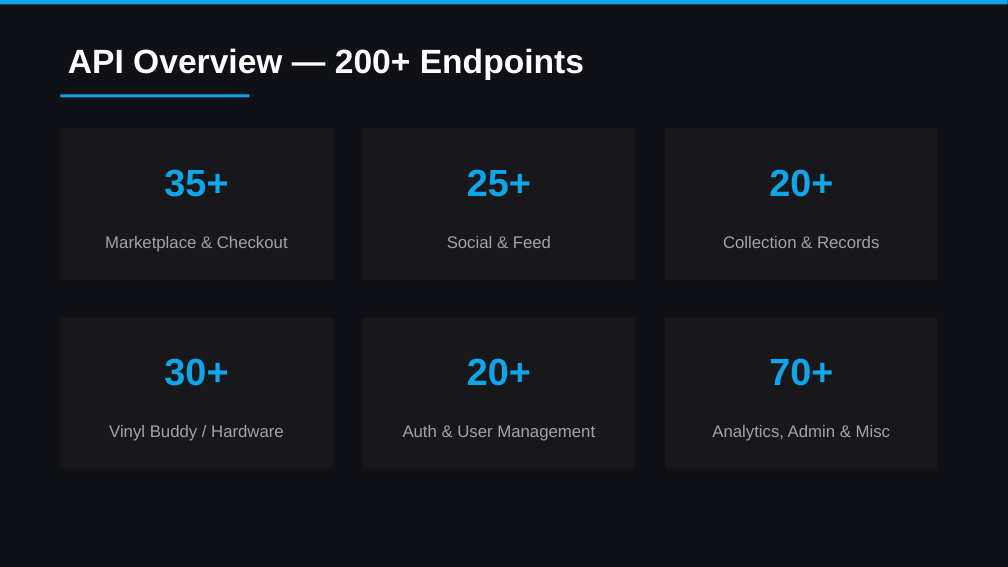
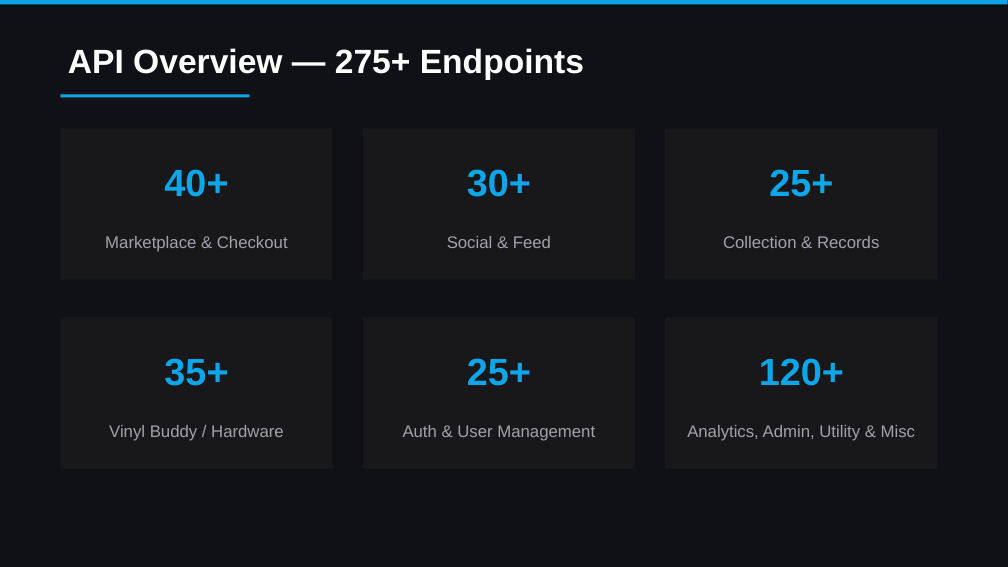
Before and after one commit to colelevy08/groovestack, a slide deck: slide 30 of GrooveStack_Overview.pptx (slide 21 before the commit). Drawn at 1008x567 pixels with LibreOffice and Linux fonts; fonts in the diff are those of the drawing. Boxes give left, top, right and bottom in pixels: in the first picture for what was removed or moved away, otherwise in the second. Text is boxed around its words. In the diff, an @@ line names an element or a change of style, - is before the commit and + after.

```diff
--- a/GrooveStack_Overview.pptx
+++ b/GrooveStack_Overview.pptx
@@ text at <box>68,48,584,80</box>: text changed @@
-API Overview — 200+ Endpoints
+API Overview — 275+ Endpoints
@@ text at <box>164,169,228,197</box>: text changed @@
-35+
+40+
@@ text at <box>467,169,531,197</box>: text changed @@
-25+
+30+
@@ text at <box>769,169,833,197</box>: text changed @@
-20+
+25+
@@ text at <box>164,358,228,386</box>: text changed @@
-30+
+35+
@@ text at <box>467,358,531,386</box>: text changed @@
-20+
+25+
@@ text at <box>759,358,844,386</box>: text changed @@
-70+
+120+
@@ text at <box>687,425,915,441</box>: text changed @@
-Analytics, Admin & Misc
+Analytics, Admin, Utility & Misc
```
Also in this commit, not shown: 28 other slides changed, 7 slides added, 2 other files.
